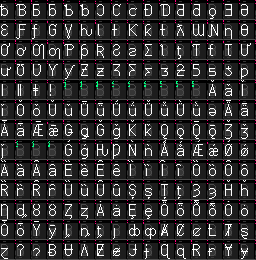
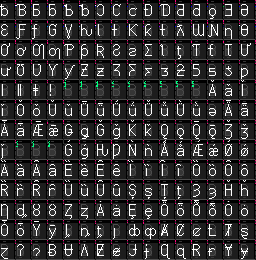
Before/after of a (256, 260) layered artwork. What changed in the layer stack:
painted on "Layer 1" over left=15, top=5, right=256, bottom=27
painted on "Background" over left=15, top=0, right=256, bottom=260
